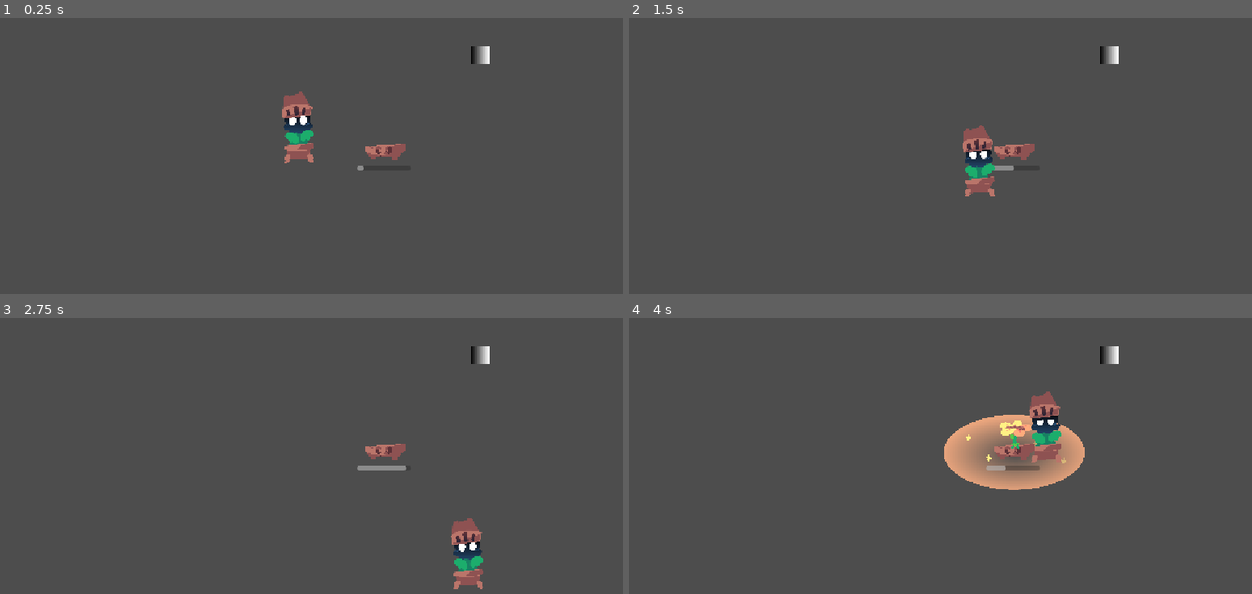
Above: before the commit, frames 1-4 (two rows, left to right).
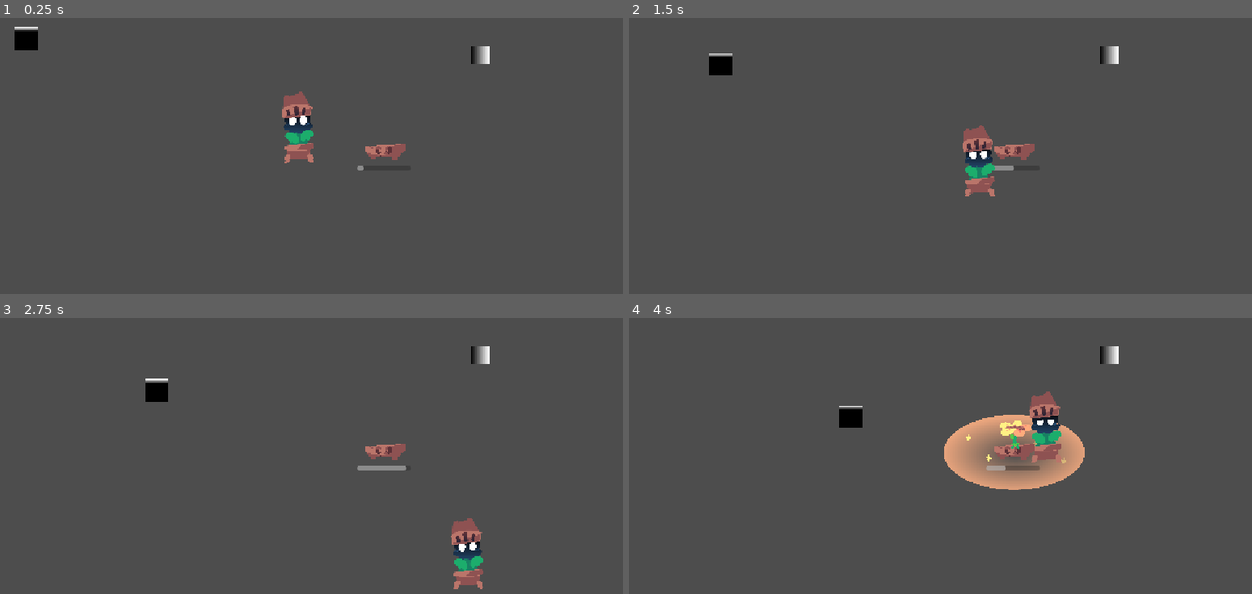
Above: after the commit, the same moments.

Repository: INV-matt/GMTK-Game-Jam-2026
Game: Godot game, scene res://debug/debug_world.tscn
Same seed, same stepped clock (60 frames per second), same inputs: the game is played once before the commit and once after it.
Inputs:
- Up to frame 1 (0.25 s): no input
- Up to frame 2 (1.5 s): hold D (move_right) 0.53-1.28 s; hold S (move_down) from 1.28 s (still down)
- Up to frame 3 (2.75 s): release S (move_down) at 2.03 s; hold D (move_right) from 2.03 s (still down)
- Up to frame 4 (4 s): release D (move_right) at 2.78 s; hold W (move_up) 2.78-3.53 s; hold A (move_left) from 3.53 s (still down)

The runs differ from the first frame. In frame 1, 0.3% of the frame differs, in the area x 2-7%, y 3-12%; in frame 2, 0.3%; in frame 3, 0.3%; in frame 4, 0.3%.

Commit message:
Basic Enemy

Diff:
--- a/abilities/ability.gd
+++ b/abilities/ability_resource.gd
@@ -1,9 +1,9 @@
 extends Resource
-class_name Ability
+class_name AbilityResource
 #base class for all abilities. Each ability should have its own effect inside it
 
 @export var ability_name: String
-@export var description: String
+@export_multiline var description: String
 @export var icon: Texture2D
 
 #implement this function in its children
--- a/debug/debug_world.tscn
+++ b/debug/debug_world.tscn
@@ -3,6 +3,7 @@
 [ext_resource type="PackedScene" uid="uid://cpxllxa1xe7k3" path="res://player/player.tscn" id="1_ueq8k"]
 [ext_resource type="Script" uid="uid://3ai8v5acr4am" path="res://components/dmg_hitbox.gd" id="2_xsa0b"]
 [ext_resource type="PackedScene" uid="uid://bcxdguaoswcyf" path="res://plants/pot/pot.tscn" id="3_8xvt7"]
+[ext_resource type="PackedScene" uid="uid://dnw0kia48axt5" path="res://enemy/enemy.tscn" id="4_ogbem"]
 
 [sub_resource type="Gradient" id="Gradient_xsa0b"]
 
@@ -36,3 +37,6 @@
 
 [node name="pot" parent="." unique_id=1943167055 instance=ExtResource("3_8xvt7")]
 position = Vector2(152, 8)
+
+[node name="Enemy" parent="." unique_id=478211698 instance=ExtResource("4_ogbem")]
+position = Vector2(-510, -205)
--- /dev/null
+++ b/enemy/enemy.gd
@@ -0,0 +1,35 @@
+extends CharacterBody2D
+
+@export var SPEED: float
+@export var MAX_HEALTH: float
+@export var DEFAULT_TARGET: Vector2
+
+@export var hp_comp: HpComp
+@export var hitbox: DmgHitbox
+@export var hurtbox: Hurtbox
+
+var target: Vector2
+var following_player: bool
+
+# Called when the node enters the scene tree for the first time.
+func _ready() -> void:
+  target = DEFAULT_TARGET
+  following_player = false
+
+
+# Called every frame. 'delta' is the elapsed time since the previous frame.
+func _physics_process(delta: float) -> void:
+  var direction: Vector2 = target - global_position
+  if following_player and !Globals.PLAYER.is_dead:
+    var vec_to_player = Globals.PLAYER.global_position - global_position
+    if direction.length_squared() > vec_to_player.length_squared(): direction = vec_to_player
+
+  velocity = direction.normalized() * SPEED
+  move_and_slide()
+
+
+func on_player_entered(body: Node2D) -> void:
+  if body is Player: following_player = true
+
+func on_player_exited(body: Node2D) -> void:
+   if body is Player: following_player = false
--- /dev/null
+++ b/enemy/enemy.tscn
@@ -0,0 +1,80 @@
+[gd_scene format=3 uid="uid://dnw0kia48axt5"]
+
+[ext_resource type="Script" uid="uid://c3wax5bupk70h" path="res://enemy/enemy.gd" id="1_ppra6"]
+[ext_resource type="Script" uid="uid://d1jlu0g173ory" path="res://components/hp_comp.gd" id="2_p200p"]
+[ext_resource type="Script" uid="uid://3ai8v5acr4am" path="res://components/dmg_hitbox.gd" id="3_pmsee"]
+[ext_resource type="Script" uid="uid://bfuubedgq33em" path="res://components/hurtbox.gd" id="4_p200p"]
+
+[sub_resource type="Gradient" id="Gradient_p200p"]
+
+[sub_resource type="GradientTexture2D" id="GradientTexture2D_p200p"]
+gradient = SubResource("Gradient_p200p")
+width = 40
+height = 40
+fill_from = Vector2(1, 0.17546408)
+
+[sub_resource type="CapsuleShape2D" id="CapsuleShape2D_p200p"]
+radius = 5.0
+height = 10.0
+
+[sub_resource type="CircleShape2D" id="CircleShape2D_pmsee"]
+radius = 250.0
+
+[sub_resource type="CircleShape2D" id="CircleShape2D_p200p"]
+radius = 25.0
+
+[sub_resource type="CircleShape2D" id="CircleShape2D_1wwld"]
+radius = 12.0
+
+[node name="Enemy" type="CharacterBody2D" unique_id=478211698 node_paths=PackedStringArray("hp_comp", "hitbox", "hurtbox")]
+script = ExtResource("1_ppra6")
+SPEED = 100.0
+MAX_HEALTH = 10.0
+hp_comp = NodePath("HpComp")
+hitbox = NodePath("DmgHitbox")
+hurtbox = NodePath("Hurtbox")
+
+[node name="Sprite2D" type="Sprite2D" parent="." unique_id=1903732457]
+texture = SubResource("GradientTexture2D_p200p")
+
+[node name="CollisionShape2D" type="CollisionShape2D" parent="." unique_id=2010759488]
+visible = false
+shape = SubResource("CapsuleShape2D_p200p")
+
+[node name="TargetPlayerZone" type="Area2D" parent="." unique_id=702166902]
+collision_layer = 0
+
+[node name="CollisionShape2D" type="CollisionShape2D" parent="TargetPlayerZone" unique_id=1574453606]
+shape = SubResource("CircleShape2D_pmsee")
+
+[node name="HpComp" type="Node" parent="." unique_id=982802460 node_paths=PackedStringArray("hp_bar")]
+script = ExtResource("2_p200p")
+use_hp_bar = true
+hp_bar = NodePath("../ProgressBar")
+metadata/_custom_type_script = "uid://d1jlu0g173ory"
+
+[node name="DmgHitbox" type="Area2D" parent="." unique_id=163459591]
+collision_layer = 0
+collision_mask = 2
+script = ExtResource("3_pmsee")
+team = 2
+iframe_group = "3825020776879"
+custom_shape = SubResource("CircleShape2D_p200p")
+metadata/_custom_type_script = "uid://3ai8v5acr4am"
+
+[node name="Hurtbox" type="Area2D" parent="." unique_id=689252300]
+collision_layer = 4
+collision_mask = 0
+script = ExtResource("4_p200p")
+team = 4
+custom_shape = SubResource("CircleShape2D_1wwld")
+metadata/_custom_type_script = "uid://bfuubedgq33em"
+
+[node name="ProgressBar" type="ProgressBar" parent="." unique_id=1230430412]
+visible = false
+offset_right = 4.0
+offset_bottom = 27.0
+value = 99.96
+
+[connection signal="body_entered" from="TargetPlayerZone" to="." method="on_player_entered"]
+[connection signal="body_exited" from="TargetPlayerZone" to="." method="on_player_exited"]
--- /dev/null
+++ b/globals/globals.gd
@@ -0,0 +1,9 @@
+extends Node
+
+@export var PLAYER: Player
+
+func _ready():
+  if PLAYER == null:
+    print("WTF")
+
+func _process(delta: float) -> void: pass
--- a/plants/plant_resource.gd
+++ b/plants/plant_resource.gd
@@ -18,7 +18,7 @@
 
 @warning_ignore("unused_parameter")
 func process(delta: float, pot: Pot, stage: int) -> void:
-  print("Process")
+  pass # print("Process")
 
 @warning_ignore("unused_parameter")
 func grown(pot: Pot, stage: int) -> void:
--- a/player/player.gd
+++ b/player/player.gd
@@ -10,6 +10,7 @@
 var is_dead: bool = false
 
 func _ready() -> void:
+  Globals.PLAYER = self
   hp_comp.hurt.connect(on_hit)
   hp_comp.died.connect(on_death)
   hp_comp.healed.connect(on_heal)
@@ -24,9 +25,11 @@
 
 
 func on_heal(amt: float) -> void:
+  if is_dead: return
   print("Healed %s, health remaining: %s" % [amt, hp_comp.hp])
 
 func on_hit(amt: float) -> void:
+  if is_dead: return
   print("Hit %s, health remaining: %s" % [amt, hp_comp.hp])
 
 func on_death() -> void:
--- a/project.godot
+++ b/project.godot
@@ -14,6 +14,10 @@
 run/main_scene="uid://c20k3ugnp8t46"
 config/features=PackedStringArray("4.7", "Forward Plus")
 config/icon="res://icon.svg"
+
+[autoload]
+
+Globals="*uid://dwg8kyue3nxjc"
 
 [display]
 
Renamed: abilities/ability.gd.uid -> abilities/ability_resource.gd.uid
Not shown, added: enemy/enemy.gd.uid
Not shown, added: globals/globals.gd.uid
